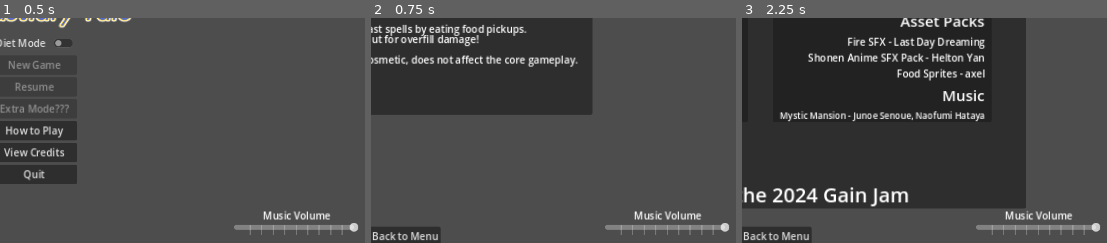
Above: before the commit, frames 1-3 (left to right).
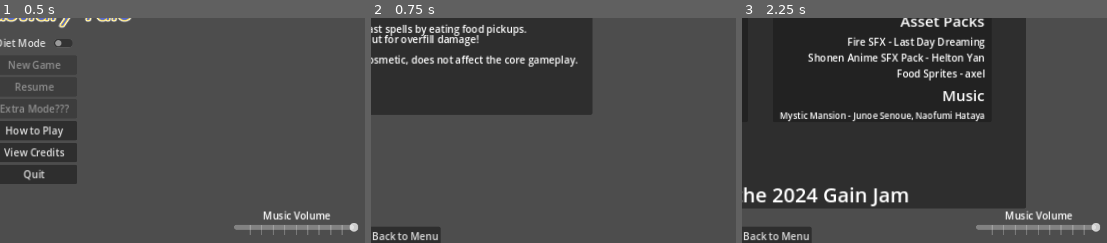
Above: after the commit, the same moments.

Repository: El-Chubbo/cfr-gainjam2024
Game: Godot game, scene res://Scenes/main_menu.tscn
The game is run twice, just before and just after one commit, with the same random seed, the same clock (stepped at 60 frames per second) and the same inputs. The engine's default icon, where the game draws it, is replaced by a stand-in: a white triangle on a blue panel in a dark square. Sound files missing from this copy of the repository are replaced by a short silence.
Inputs:
- Up to frame 1 (0.5 s): no input
- Up to frame 2 (0.75 s): click "How to Play" at 0.5 s
- Up to frame 3 (2.25 s): click "Back to Menu" at 1.25 s; click "View Credits" at 2 s
The pictures show only the part of the screen within x 50-100%, y 49-99%; the shares and areas given below are measured in that part.

Frame 1 is identical in both runs. In frame 2, 1.3% of the frame differs, in the area x 64-99%, y 85-97%; in frame 3, nothing differs.

Commit message:
More work toward turn system
Primarily trying to integrate the player's resources into the turn system and connecting relevant signals. I removed the () from all add_listener calls as I think that's what was causing some signals to not connect properly

Diff:
--- a/Scenes/Components/resource_labels.tscn
+++ b/Scenes/Components/resource_labels.tscn
@@ -1,14 +1,18 @@
-[gd_scene load_steps=4 format=3 uid="uid://dm85s7bcj2sdw"]
+[gd_scene load_steps=5 format=3 uid="uid://dm85s7bcj2sdw"]
+
+[ext_resource type="Script" path="res://Scenes/UI/resource_labels.gd" id="1_q68t2"]
 
 [sub_resource type="Theme" id="Theme_gwsks"]
 
 [sub_resource type="LabelSettings" id="LabelSettings_akagp"]
 font_size = 32
+font_color = Color(0, 1, 0, 1)
 outline_size = 3
 outline_color = Color(0, 0, 0, 1)
 
 [sub_resource type="LabelSettings" id="LabelSettings_n5gr0"]
 font_size = 32
+font_color = Color(0, 1, 0, 1)
 outline_size = 3
 outline_color = Color(0, 0, 0, 1)
 
@@ -18,6 +22,7 @@
 size_flags_horizontal = 3
 tooltip_text = "MOV represents how many spaces away from your origin point you can move in a turn. AP is your action points, or how many major actions you can perform."
 theme = SubResource("Theme_gwsks")
+script = ExtResource("1_q68t2")
 
 [node name="MovNum" type="Label" parent="."]
 layout_mode = 2
--- /dev/null
+++ b/Scenes/UI/resource_labels.gd
@@ -0,0 +1,26 @@
+extends VBoxContainer
+
+@onready var mov_label = $MovNum
+@onready var ap_label = $APNum
+
+func _ready() -> void:
+	ap_label.text = ("AP: ") + str(PlayerData.current_data["MaxActionPoints"])
+	mov_label.text = ("MOV: ") + str(PlayerData.current_data["MaxMovement"])
+	return
+
+func _on_AP_update(current_AP : int) -> void:
+	ap_label.text = ("AP: ") + str(current_AP)
+	if current_AP == PlayerData.current_data["MaxActionPoints"]:
+		ap_label.label_settings.font_color = Color.GREEN
+	else:
+		ap_label.label_settings.font_color = Color.WHITE
+
+func _on_MOV_update(current_MOV : int) -> void:
+	mov_label.text = ("MOV: ") + str(current_MOV)
+	if current_MOV == PlayerData.current_data["MaxMovement"]:
+		mov_label.label_settings.font_color = Color.GREEN
+	elif current_MOV == 0:
+		mov_label.label_settings.font_color = Color.RED
+		return
+	else:
+		mov_label.label_settings.font_color = Color.WHITE
--- a/Scenes/game_logic.gd
+++ b/Scenes/game_logic.gd
@@ -82,6 +82,7 @@
 	if _listeners.has(signal_name):
 		_connect_emitter_to_listeners(signal_name, emitter)
 
+##IMPORTANT, when adding a listener, do not include the () in the method name
 func add_listener(signal_name: String, listener: Object, method: String) -> void:
 	#print_debug("Adding listener ", signal_name, " from ", listener)
 	var listener_data = {'object': listener, 'object_id': listener.get_instance_id(), 'method':method}
@@ -282,9 +283,9 @@
 
 func game_logic_listeners():
 	#add_listener function calls for global listeners
-	add_listener("turn_ended", self, "_on_turn_end(entity: Object)")
-	add_listener("level_cleared", self, "_on_level_cleared()")
-	add_listener("defeated", self, "_on_enemy_defeated(enemy: Node2D)")
+	add_listener("turn_ended", self, "_on_turn_end")
+	add_listener("level_cleared", self, "_on_level_cleared")
+	add_listener("defeated", self, "_on_enemy_defeated")
 	return
 
 func game_logic_emitters():
--- a/Scenes/hud_logic.gd
+++ b/Scenes/hud_logic.gd
@@ -13,13 +13,14 @@
 	#var scene = SceneTree.new()
 	hearts.setMaxHearts(PlayerData.default_data["MaxHealth"])
 	##these were originally connected manually, but with the new global signal system they can be readied here
-	GameLogic.add_listener("calories_changed", self, "_update_calories(new_amount: int = 0, _difference: int = 0)")
-	GameLogic.add_listener("health_changed", self, "_update_health(current_health)")
-	GameLogic.add_listener("max_health_changed", self, "_set_max_health(amount: int = 1)")
-	GameLogic.add_listener("round_passed", self, "_on_round_passed(new_entity :Variant)")
-	GameLogic.add_listener("combat_started", self, "_on_combat_start()")
-	GameLogic.add_listener("combat_end", self, "_on_combat_end()")
+	GameLogic.add_listener("calories_changed", self, "_update_calories")
+	GameLogic.add_listener("health_changed", self, "_update_health")
+	GameLogic.add_listener("max_health_changed", self, "_set_max_health")
+	GameLogic.add_listener("round_passed", self, "_on_round_passed")
+	GameLogic.add_listener("combat_started", self, "_on_combat_start")
+	GameLogic.add_listener("combat_end", self, "_on_combat_end")
 	GameLogic.add_listener('game_over', self, '_on_game_over')
+	GameLogic.add_listener('player_turn', self, '_on_player_turn')
 	resource_labels.visible = GameLogic.in_combat
 	turn_label.visible = GameLogic.in_combat
 	$CalorieMeter.value = PlayerData.current_data["Calories"]
--- a/Scenes/main_menu.gd
+++ b/Scenes/main_menu.gd
@@ -48,7 +48,8 @@
 	$TestLevels.visible = false
 	%TitleGraphic.visible = false
 	%CiranaArt.visible = false
-	pass # Replace with function body.
+	$VolumeSliders.visible = true
+	return
 
 func _on_quit_button_pressed() -> void:
 	get_tree().quit()
@@ -60,6 +61,7 @@
 	$HowToPlayControls.visible = false
 	%TitleGraphic.visible = true
 	%CiranaArt.visible = true
+	$VolumeSliders.visible = true
 	return
 
 func _on_how_to_play_button_pressed() -> void:
@@ -68,7 +70,8 @@
 	$TestLevels.visible = false
 	%TitleGraphic.visible = false
 	%CiranaArt.visible = false
-	return # Replace with function body.
+	$VolumeSliders.visible = false
+	return
 
 
 func _on_test_button1_pressed() -> void:
@@ -79,5 +82,6 @@
 
 func _on_test_button2_pressed() -> void:
 	GameLogic.goto_scene("res://Scenes/test_level2.tscn")
+	MusicPlayer.default_clips()
 	MusicPlayer.force_play(MusicPlayer.song_list.MYSTIC_ACT1)
 	return
--- a/Scenes/music.gd
+++ b/Scenes/music.gd
@@ -13,7 +13,11 @@
 enum song_list {NONE, MYSTIC_INTRO, MYSTIC_TRANSITION, MYSTIC_ACT1, MYSTIC_ACT2, HYRULE_ACT1, HYRULE_ACT2}
 var in_combat : bool = false
 var player_turn : bool = false
-var is_paused : bool = false
+#replace these variables with music_states
+enum music_states {FREEMOVE, PLAYER_TURN, ENEMY_TURN}
+#this is the second time I've had to make this state, should this be global?
+var music_state = music_states.FREEMOVE
+var is_paused : bool = false #pause can overlap in functionality so it stays separate
 var volume = 1.0
 var currently_playing : song_list
 
@@ -23,15 +27,22 @@
 
 	GameLogic.add_listener("combat_start", self, "_on_combat_start()")
 	GameLogic.add_listener("combat_end", self, "_on_combat_end()")
-	GameLogic.add_listener("_on_player_turn", self, "_on_player_turn()")
+	GameLogic.add_listener("player_turn", self, "_on_player_turn()")
 	GameLogic.add_listener("enemy_turn", self, "_on_enemy_turn()")
+	##instead of separate listeners, this should probably just be one with an entity reference given and check the node group
 	GameLogic.add_listener("game_paused", self, "_on_game_paused()")
 	GameLogic.add_listener("game_unpaused", self, "_on_game_unpaused()")
-
 
 	return
 
 func update_state() -> void:
+	match music_state:
+		music_states.FREEMOVE:
+			pass
+		music_states.PLAYER_TURN:
+			pass
+		music_states.ENEMY_TURN:
+			pass
 	match currently_playing:
 		song_list.MYSTIC_ACT1:
 			#todo: logic for each song act
@@ -44,6 +55,18 @@
 			pass
 
 	return
+
+func default_clips():
+	var clip = $Mystic.stream.get_clip_stream(2)
+	var clip2 = $Mystic.stream.get_clip_stream(3)
+	clip.set_sync_stream_volume(0, 0)
+	clip.set_sync_stream_volume(1, 0)
+	clip.set_sync_stream_volume(2, 0)
+	clip.set_sync_stream_volume(3, -60.0)
+	clip2.set_sync_stream_volume(0, 0.0)
+	clip2.set_sync_stream_volume(1, 0)
+	clip2.set_sync_stream_volume(2, 0)
+	clip2.set_sync_stream_volume(3, 0)
 
 func backing_only():
 	var clip = $Mystic.stream.get_clip_stream(2)
--- a/Scenes/test_level2.tscn
+++ b/Scenes/test_level2.tscn
@@ -35,10 +35,6 @@
 tile_map_data = PackedByteArray("AAAAAPH/AAABAAEAAAA=")
 tile_set = ExtResource("3_v6bpj")
 
-[node name="ControllableCamera" parent="." instance=ExtResource("4_1jqkb")]
-position = Vector2(123, -78)
-zoom_min = 0.2
-
 [node name="Area2D" type="Area2D" parent="." groups=["trigger"]]
 position = Vector2(130, -3710)
 script = ExtResource("7_hgkqc")
@@ -60,8 +56,20 @@
 debug_mode = true
 
 [node name="CiranaPlayer" parent="." instance=ExtResource("2_yr85u")]
-position = Vector2(130, -130)
+position = Vector2(-128, -384)
 
+[node name="ControllableCamera" parent="CiranaPlayer" instance=ExtResource("4_1jqkb")]
+zoom_min = 0.2
+pan_keyboard = true
+
+[connection signal="defeated" from="Entities/CakeMonster" to="Entities/CakeMonster" method="_on_defeat"]
+[connection signal="defeated" from="Entities/CakeMonster" to="Entities/CakeMonster/MovementComponent" method="_on_defeat"]
+[connection signal="defeated" from="Entities/@Node2D@22392" to="Entities/@Node2D@22392" method="_on_defeat"]
+[connection signal="defeated" from="Entities/@Node2D@22392" to="Entities/@Node2D@22392/MovementComponent" method="_on_defeat"]
+[connection signal="defeated" from="Entities/@Node2D@22393" to="Entities/@Node2D@22393" method="_on_defeat"]
+[connection signal="defeated" from="Entities/@Node2D@22393" to="Entities/@Node2D@22393/MovementComponent" method="_on_defeat"]
+[connection signal="defeated" from="Entities/@Node2D@22394" to="Entities/@Node2D@22394" method="_on_defeat"]
+[connection signal="defeated" from="Entities/@Node2D@22394" to="Entities/@Node2D@22394/MovementComponent" method="_on_defeat"]
 [connection signal="body_entered" from="Area2D" to="Area2D" method="_on_body_entered"]
 [connection signal="calories_changed" from="CiranaPlayer" to="GameplayHud" method="_update_calories"]
 [connection signal="health_changed" from="CiranaPlayer" to="GameplayHud" method="_update_health"]
--- a/player_movement.gd
+++ b/player_movement.gd
@@ -59,6 +59,7 @@
 @export var animation_speed = 6
 
 ##put dictionary of player stats here
+var player_stats : Dictionary
 
 var moving = false
 ##this should eventually get replaced with turn_state
@@ -176,7 +177,9 @@
 		await tween.finished
 		control_state = control_states.IDLE
 		moving = false
-		#todo: calculate MOV difference function
+		if turn_state == turn_states.PLAYER_TURN:
+			update_movement_resource(dir)
+			#todo: calculate MOV difference function
 		return true
 	#small tween wiggle for invalid movement
 	elif ray.is_colliding():
@@ -271,12 +274,13 @@
 		pass
 	else: return
 
+
+##notably, if a parry or dodge is successful, the cooldown immediately gets refreshed. This could potentially lead to dodge or parry strings.
 func parry() -> void:
 	#enable 'parrying' state
 	#if an enemy attack is detected that can be eaten during the time frame the parrying state is active,
 	#the _on_area_2d_area_entered() script will ignore the damage and will instead add calories
 	#after time expires, parrying state is disabled and a cooldown is started
-	#
 	pass
 
 func dodge() -> void:
@@ -521,3 +525,7 @@
 func _on_decrease_weight():
 	weight_level = 0
 	return
+
+func _on_defensive_cooldown_timeout() -> void:
+	defensive_state = defensive_states.INACTIVE
+	return
Not shown, changed: Scenes/cirana_player.tscn
Not shown, changed: addons/MapCamera2D.gd
